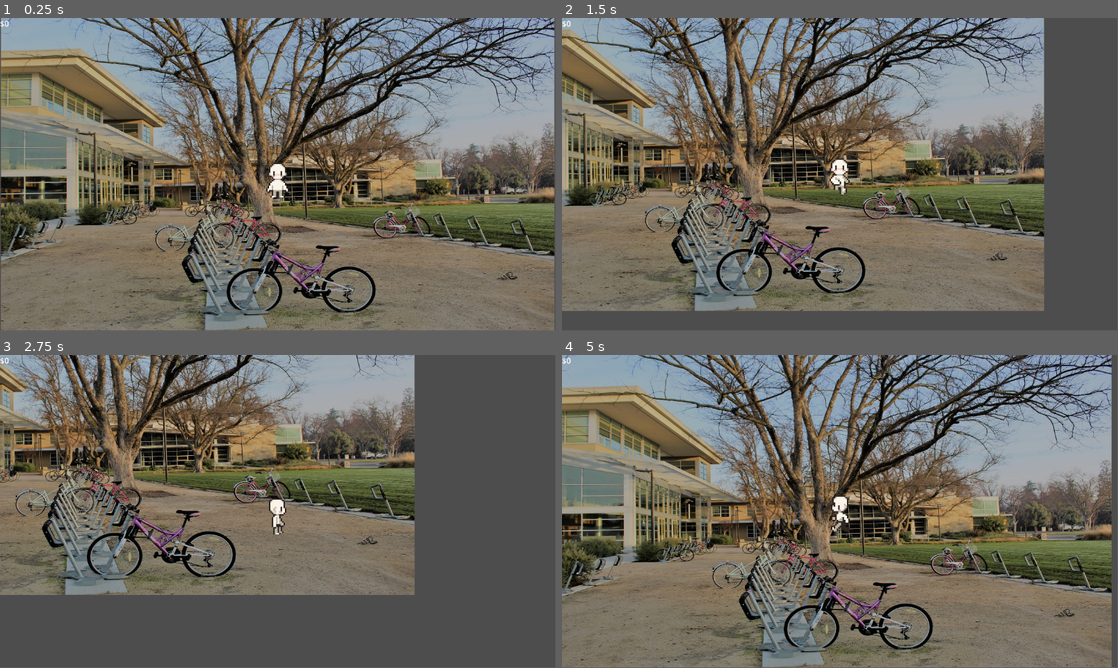
Above: before the commit, frames 1-4 (two rows, left to right).
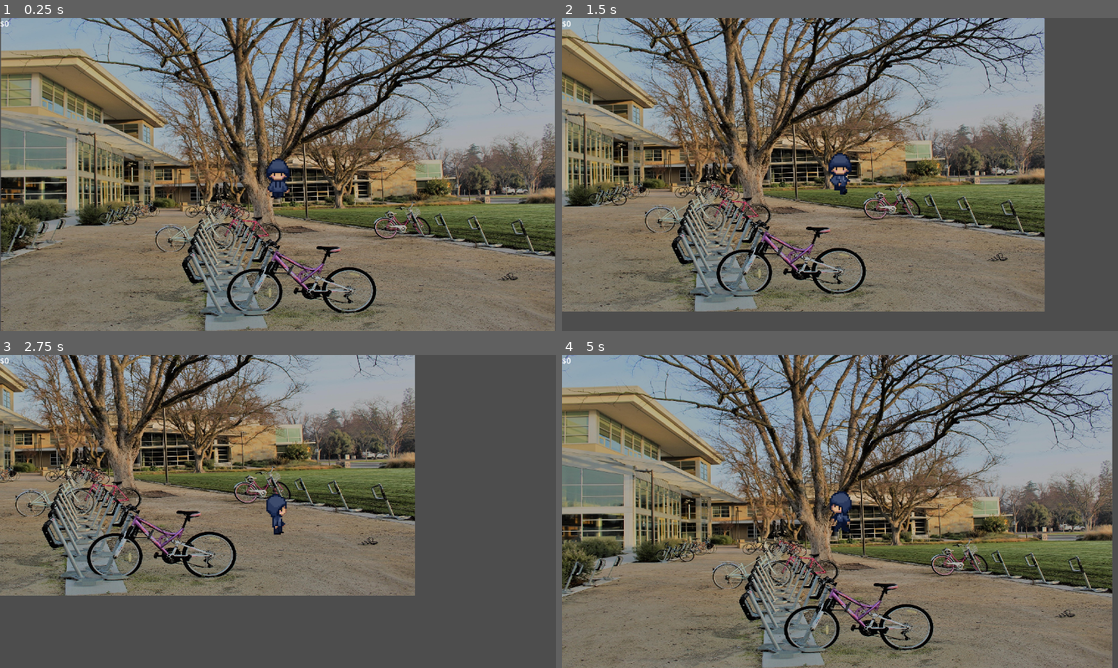
Above: after the commit, the same moments.

Repository: nithinsenthil/UCDBTS
Game: Godot game, scene res://Scenes/world.tscn
The game is run twice, just before and just after one commit, with the same random seed, the same clock (stepped at 60 frames per second) and the same inputs.
Inputs (mouse positions are in pixels of both pictures, inside the frame that each line leads up to):
- Up to frame 1 (0.25 s): no input
- Up to frame 2 (1.5 s): move the mouse to (962, 158) at 0.52 s; hold D (Right) 0.53-1.28 s; tap L (BikeMinigameEnd) at 0.6 s; move the mouse to (728, 190) at 1.27 s; hold S (Down) from 1.28 s (still down); tap K (BikeMinigameStart) at 1.35 s
- Up to frame 3 (2.75 s): move the mouse to (333, 442) at 2.02 s; release S (Down) at 2.03 s; hold D (Right) from 2.03 s (still down); tap P (CameraControlsOff) at 2.1 s
- Up to frame 4 (5 s): move the mouse to (812, 574) at 2.77 s; release D (Right) at 2.78 s; hold W (Up) 2.78-3.53 s; tap O (CameraControlsOn) at 2.85 s; move the mouse to (1006, 558) at 3.52 s; hold Right mouse button (Look) 3.53-4.28 s; hold A (Left) from 3.53 s (still down); move the mouse to (673, 464) at 4.27 s; tap L (BikeMinigameEnd) at 4.35 s
In our replay, the window is 799x449 before the commit and 800x450 after it. These sizes can differ from the game's own. Grey fills any space a smaller window leaves; there, only what the larger window draws over its background counts as a difference.

The runs differ from the first frame. In frame 1, 17% of the frame differs, in the area x 0-100%, y 0-100%; in frame 2, 12%; in frame 3, 6.6%; in frame 4, 16%.

Commit message:
Add new sprites and fix pixel artifact bug

Diff:
--- a/ucdbts/Scenes/player.tscn
+++ b/ucdbts/Scenes/player.tscn
@@ -1,148 +1,148 @@
 [gd_scene load_steps=37 format=3 uid="uid://dmlnsq8mvdrq7"]
 
-[ext_resource type="Script" uid="uid://b0guitoedk4pp" path="res://Scripts/player.gd" id="1_cvnsp"]
-[ext_resource type="Texture2D" uid="uid://beplgafmjuvba" path="res://Assets/character/idle_template.png" id="2_cvnsp"]
-[ext_resource type="Texture2D" uid="uid://dtij8wp0q07nc" path="res://Assets/character/run_template.png" id="3_6t5aa"]
-[ext_resource type="Script" uid="uid://de70p5q4tui7t" path="res://Scripts/character_facing.gd" id="4_vgqql"]
+[ext_resource type="Script" path="res://Scripts/player.gd" id="1_cvnsp"]
+[ext_resource type="Texture2D" uid="uid://b4og6iwucn6ma" path="res://Assets/character/player_idle.png" id="2_vgqql"]
+[ext_resource type="Texture2D" uid="uid://nuqcgpafmxcc" path="res://Assets/character/player_run.png" id="3_fkybt"]
+[ext_resource type="Script" path="res://Scripts/character_facing.gd" id="4_vgqql"]
 
 [sub_resource type="CapsuleShape2D" id="CapsuleShape2D_6t5aa"]
 radius = 18.0
 height = 76.0
 
-[sub_resource type="AtlasTexture" id="AtlasTexture_6t5aa"]
-atlas = ExtResource("2_cvnsp")
+[sub_resource type="AtlasTexture" id="AtlasTexture_x3wgy"]
+atlas = ExtResource("2_vgqql")
 region = Rect2(0, 64, 16, 32)
 
-[sub_resource type="AtlasTexture" id="AtlasTexture_vgqql"]
-atlas = ExtResource("2_cvnsp")
+[sub_resource type="AtlasTexture" id="AtlasTexture_3smsa"]
+atlas = ExtResource("2_vgqql")
 region = Rect2(16, 64, 16, 32)
 
-[sub_resource type="AtlasTexture" id="AtlasTexture_fkybt"]
-atlas = ExtResource("2_cvnsp")
+[sub_resource type="AtlasTexture" id="AtlasTexture_8erm5"]
+atlas = ExtResource("2_vgqql")
 region = Rect2(32, 64, 16, 32)
 
-[sub_resource type="AtlasTexture" id="AtlasTexture_x3wgy"]
-atlas = ExtResource("2_cvnsp")
+[sub_resource type="AtlasTexture" id="AtlasTexture_f1ek2"]
+atlas = ExtResource("2_vgqql")
 region = Rect2(48, 64, 16, 32)
 
-[sub_resource type="AtlasTexture" id="AtlasTexture_8erm5"]
-atlas = ExtResource("2_cvnsp")
+[sub_resource type="AtlasTexture" id="AtlasTexture_tx1dd"]
+atlas = ExtResource("2_vgqql")
 region = Rect2(0, 0, 16, 32)
 
-[sub_resource type="AtlasTexture" id="AtlasTexture_f1ek2"]
-atlas = ExtResource("2_cvnsp")
+[sub_resource type="AtlasTexture" id="AtlasTexture_gymyn"]
+atlas = ExtResource("2_vgqql")
 region = Rect2(16, 0, 16, 32)
 
-[sub_resource type="AtlasTexture" id="AtlasTexture_tx1dd"]
-atlas = ExtResource("2_cvnsp")
+[sub_resource type="AtlasTexture" id="AtlasTexture_pu2lt"]
+atlas = ExtResource("2_vgqql")
 region = Rect2(32, 0, 16, 32)
 
-[sub_resource type="AtlasTexture" id="AtlasTexture_gymyn"]
-atlas = ExtResource("2_cvnsp")
+[sub_resource type="AtlasTexture" id="AtlasTexture_ukyrk"]
+atlas = ExtResource("2_vgqql")
 region = Rect2(48, 0, 16, 32)
 
-[sub_resource type="AtlasTexture" id="AtlasTexture_3smsa"]
-atlas = ExtResource("2_cvnsp")
+[sub_resource type="AtlasTexture" id="AtlasTexture_7dp3o"]
+atlas = ExtResource("2_vgqql")
 region = Rect2(0, 32, 16, 32)
 
-[sub_resource type="AtlasTexture" id="AtlasTexture_pu2lt"]
-atlas = ExtResource("2_cvnsp")
+[sub_resource type="AtlasTexture" id="AtlasTexture_h4iuc"]
+atlas = ExtResource("2_vgqql")
 region = Rect2(16, 32, 16, 32)
 
-[sub_resource type="AtlasTexture" id="AtlasTexture_ukyrk"]
-atlas = ExtResource("2_cvnsp")
+[sub_resource type="AtlasTexture" id="AtlasTexture_fd4e3"]
+atlas = ExtResource("2_vgqql")
 region = Rect2(32, 32, 16, 32)
 
-[sub_resource type="AtlasTexture" id="AtlasTexture_7dp3o"]
-atlas = ExtResource("2_cvnsp")
+[sub_resource type="AtlasTexture" id="AtlasTexture_qqcod"]
+atlas = ExtResource("2_vgqql")
 region = Rect2(48, 32, 16, 32)
 
-[sub_resource type="AtlasTexture" id="AtlasTexture_h4iuc"]
-atlas = ExtResource("3_6t5aa")
+[sub_resource type="AtlasTexture" id="AtlasTexture_igrcy"]
+atlas = ExtResource("3_fkybt")
 region = Rect2(0, 64, 16, 32)
 
-[sub_resource type="AtlasTexture" id="AtlasTexture_fd4e3"]
-atlas = ExtResource("3_6t5aa")
+[sub_resource type="AtlasTexture" id="AtlasTexture_fs7ks"]
+atlas = ExtResource("3_fkybt")
 region = Rect2(16, 64, 16, 32)
 
-[sub_resource type="AtlasTexture" id="AtlasTexture_qqcod"]
-atlas = ExtResource("3_6t5aa")
+[sub_resource type="AtlasTexture" id="AtlasTexture_l6n3p"]
+atlas = ExtResource("3_fkybt")
 region = Rect2(32, 64, 16, 32)
 
-[sub_resource type="AtlasTexture" id="AtlasTexture_igrcy"]
-atlas = ExtResource("3_6t5aa")
+[sub_resource type="AtlasTexture" id="AtlasTexture_olqyp"]
+atlas = ExtResource("3_fkybt")
 region = Rect2(48, 64, 16, 32)
 
-[sub_resource type="AtlasTexture" id="AtlasTexture_fs7ks"]
-atlas = ExtResource("3_6t5aa")
+[sub_resource type="AtlasTexture" id="AtlasTexture_wpjfl"]
+atlas = ExtResource("3_fkybt")
 region = Rect2(64, 64, 16, 32)
 
-[sub_resource type="AtlasTexture" id="AtlasTexture_l6n3p"]
-atlas = ExtResource("3_6t5aa")
+[sub_resource type="AtlasTexture" id="AtlasTexture_bi64h"]
+atlas = ExtResource("3_fkybt")
 region = Rect2(80, 64, 16, 32)
 
-[sub_resource type="AtlasTexture" id="AtlasTexture_olqyp"]
-atlas = ExtResource("3_6t5aa")
+[sub_resource type="AtlasTexture" id="AtlasTexture_2ijsl"]
+atlas = ExtResource("3_fkybt")
 region = Rect2(0, 0, 16, 32)
 
-[sub_resource type="AtlasTexture" id="AtlasTexture_wpjfl"]
-atlas = ExtResource("3_6t5aa")
+[sub_resource type="AtlasTexture" id="AtlasTexture_p1odr"]
+atlas = ExtResource("3_fkybt")
 region = Rect2(16, 0, 16, 32)
 
-[sub_resource type="AtlasTexture" id="AtlasTexture_bi64h"]
-atlas = ExtResource("3_6t5aa")
+[sub_resource type="AtlasTexture" id="AtlasTexture_0gysh"]
+atlas = ExtResource("3_fkybt")
 region = Rect2(32, 0, 16, 32)
 
-[sub_resource type="AtlasTexture" id="AtlasTexture_2ijsl"]
-atlas = ExtResource("3_6t5aa")
+[sub_resource type="AtlasTexture" id="AtlasTexture_vfarp"]
+atlas = ExtResource("3_fkybt")
 region = Rect2(48, 0, 16, 32)
 
-[sub_resource type="AtlasTexture" id="AtlasTexture_p1odr"]
-atlas = ExtResource("3_6t5aa")
+[sub_resource type="AtlasTexture" id="AtlasTexture_y6uwr"]
+atlas = ExtResource("3_fkybt")
 region = Rect2(64, 0, 16, 32)
 
-[sub_resource type="AtlasTexture" id="AtlasTexture_0gysh"]
-atlas = ExtResource("3_6t5aa")
+[sub_resource type="AtlasTexture" id="AtlasTexture_83xs0"]
+atlas = ExtResource("3_fkybt")
 region = Rect2(80, 0, 16, 32)
 
-[sub_resource type="AtlasTexture" id="AtlasTexture_vfarp"]
-atlas = ExtResource("3_6t5aa")
+[sub_resource type="AtlasTexture" id="AtlasTexture_ypfnu"]
+atlas = ExtResource("3_fkybt")
 region = Rect2(0, 32, 16, 32)
 
-[sub_resource type="AtlasTexture" id="AtlasTexture_y6uwr"]
-atlas = ExtResource("3_6t5aa")
+[sub_resource type="AtlasTexture" id="AtlasTexture_xuaoq"]
+atlas = ExtResource("3_fkybt")
 region = Rect2(16, 32, 16, 32)
 
-[sub_resource type="AtlasTexture" id="AtlasTexture_83xs0"]
-atlas = ExtResource("3_6t5aa")
+[sub_resource type="AtlasTexture" id="AtlasTexture_wohnl"]
+atlas = ExtResource("3_fkybt")
 region = Rect2(32, 32, 16, 32)
 
-[sub_resource type="AtlasTexture" id="AtlasTexture_ypfnu"]
-atlas = ExtResource("3_6t5aa")
+[sub_resource type="AtlasTexture" id="AtlasTexture_36dho"]
+atlas = ExtResource("3_fkybt")
 region = Rect2(48, 32, 16, 32)
 
-[sub_resource type="AtlasTexture" id="AtlasTexture_xuaoq"]
-atlas = ExtResource("3_6t5aa")
+[sub_resource type="AtlasTexture" id="AtlasTexture_yh6i2"]
+atlas = ExtResource("3_fkybt")
 region = Rect2(64, 32, 16, 32)
 
-[sub_resource type="AtlasTexture" id="AtlasTexture_wohnl"]
-atlas = ExtResource("3_6t5aa")
+[sub_resource type="AtlasTexture" id="AtlasTexture_nv4vc"]
+atlas = ExtResource("3_fkybt")
 region = Rect2(80, 32, 16, 32)
 
 [sub_resource type="SpriteFrames" id="SpriteFrames_yh6i2"]
 animations = [{
 "frames": [{
 "duration": 1.0,
-"texture": SubResource("AtlasTexture_6t5aa")
-}, {
-"duration": 1.0,
-"texture": SubResource("AtlasTexture_vgqql")
-}, {
-"duration": 1.0,
-"texture": SubResource("AtlasTexture_fkybt")
-}, {
-"duration": 1.0,
 "texture": SubResource("AtlasTexture_x3wgy")
+}, {
+"duration": 1.0,
+"texture": SubResource("AtlasTexture_3smsa")
+}, {
+"duration": 1.0,
+"texture": SubResource("AtlasTexture_8erm5")
+}, {
+"duration": 1.0,
+"texture": SubResource("AtlasTexture_f1ek2")
 }],
 "loop": true,
 "name": &"idle_back",
@@ -150,16 +150,16 @@
 }, {
 "frames": [{
 "duration": 1.0,
-"texture": SubResource("AtlasTexture_8erm5")
-}, {
-"duration": 1.0,
-"texture": SubResource("AtlasTexture_f1ek2")
-}, {
-"duration": 1.0,
 "texture": SubResource("AtlasTexture_tx1dd")
 }, {
 "duration": 1.0,
 "texture": SubResource("AtlasTexture_gymyn")
+}, {
+"duration": 1.0,
+"texture": SubResource("AtlasTexture_pu2lt")
+}, {
+"duration": 1.0,
+"texture": SubResource("AtlasTexture_ukyrk")
 }],
 "loop": true,
 "name": &"idle_front",
@@ -167,16 +167,16 @@
 }, {
 "frames": [{
 "duration": 1.0,
-"texture": SubResource("AtlasTexture_3smsa")
-}, {
-"duration": 1.0,
-"texture": SubResource("AtlasTexture_pu2lt")
-}, {
-"duration": 1.0,
-"texture": SubResource("AtlasTexture_ukyrk")
-}, {
-"duration": 1.0,
 "texture": SubResource("AtlasTexture_7dp3o")
+}, {
+"duration": 1.0,
+"texture": SubResource("AtlasTexture_h4iuc")
+}, {
+"duration": 1.0,
+"texture": SubResource("AtlasTexture_fd4e3")
+}, {
+"duration": 1.0,
+"texture": SubResource("AtlasTexture_qqcod")
 }],
 "loop": true,
 "name": &"idle_side",
@@ -184,15 +184,6 @@
 }, {
 "frames": [{
 "duration": 1.0,
-"texture": SubResource("AtlasTexture_h4iuc")
-}, {
-"duration": 1.0,
-"texture": SubResource("AtlasTexture_fd4e3")
-}, {
-"duration": 1.0,
-"texture": SubResource("AtlasTexture_qqcod")
-}, {
-"duration": 1.0,
 "texture": SubResource("AtlasTexture_igrcy")
 }, {
 "duration": 1.0,
@@ -200,6 +191,15 @@
 }, {
 "duration": 1.0,
 "texture": SubResource("AtlasTexture_l6n3p")
+}, {
+"duration": 1.0,
+"texture": SubResource("AtlasTexture_olqyp")
+}, {
+"duration": 1.0,
+"texture": SubResource("AtlasTexture_wpjfl")
+}, {
+"duration": 1.0,
+"texture": SubResource("AtlasTexture_bi64h")
 }],
 "loop": true,
 "name": &"run_back",
@@ -207,15 +207,6 @@
 }, {
 "frames": [{
 "duration": 1.0,
-"texture": SubResource("AtlasTexture_olqyp")
-}, {
-"duration": 1.0,
-"texture": SubResource("AtlasTexture_wpjfl")
-}, {
-"duration": 1.0,
-"texture": SubResource("AtlasTexture_bi64h")
-}, {
-"duration": 1.0,
 "texture": SubResource("AtlasTexture_2ijsl")
 }, {
 "duration": 1.0,
@@ -223,6 +214,15 @@
 }, {
 "duration": 1.0,
 "texture": SubResource("AtlasTexture_0gysh")
+}, {
+"duration": 1.0,
+"texture": SubResource("AtlasTexture_vfarp")
+}, {
+"duration": 1.0,
+"texture": SubResource("AtlasTexture_y6uwr")
+}, {
+"duration": 1.0,
+"texture": SubResource("AtlasTexture_83xs0")
 }],
 "loop": true,
 "name": &"run_front",
@@ -230,15 +230,6 @@
 }, {
 "frames": [{
 "duration": 1.0,
-"texture": SubResource("AtlasTexture_vfarp")
-}, {
-"duration": 1.0,
-"texture": SubResource("AtlasTexture_y6uwr")
-}, {
-"duration": 1.0,
-"texture": SubResource("AtlasTexture_83xs0")
-}, {
-"duration": 1.0,
 "texture": SubResource("AtlasTexture_ypfnu")
 }, {
 "duration": 1.0,
@@ -246,6 +237,15 @@
 }, {
 "duration": 1.0,
 "texture": SubResource("AtlasTexture_wohnl")
+}, {
+"duration": 1.0,
+"texture": SubResource("AtlasTexture_36dho")
+}, {
+"duration": 1.0,
+"texture": SubResource("AtlasTexture_yh6i2")
+}, {
+"duration": 1.0,
+"texture": SubResource("AtlasTexture_nv4vc")
 }],
 "loop": true,
 "name": &"run_side",
@@ -264,5 +264,5 @@
 texture_filter = 1
 scale = Vector2(3, 3)
 sprite_frames = SubResource("SpriteFrames_yh6i2")
-animation = &"run_front"
+animation = &"run_side"
 script = ExtResource("4_vgqql")
--- a/ucdbts/project.godot
+++ b/ucdbts/project.godot
@@ -18,6 +18,10 @@
 [autoload]
 
 signals="*res://Scripts/signals.gd"
+
+[display]
+
+window/stretch/mode="viewport"
 
 [input]
 
@@ -79,5 +83,6 @@
 
 [rendering]
 
+textures/canvas_textures/default_texture_filter=0
 renderer/rendering_method="gl_compatibility"
 renderer/rendering_method.mobile="gl_compatibility"
Binary file added: ucdbts/Assets/character/npc1_idle.png
Not shown, added: ucdbts/Assets/character/npc1_idle.png.import
Binary file added: ucdbts/Assets/character/npc1_walk.png
Not shown, added: ucdbts/Assets/character/npc1_walk.png.import
Binary file added: ucdbts/Assets/character/npc2_idle.png
Not shown, added: ucdbts/Assets/character/npc2_idle.png.import
Binary file added: ucdbts/Assets/character/npc2_walk.png
Not shown, added: ucdbts/Assets/character/npc2_walk.png.import
Binary file added: ucdbts/Assets/character/npc3_idle.png
Not shown, added: ucdbts/Assets/character/npc3_idle.png.import
Binary file added: ucdbts/Assets/character/npc3_walk.png
Not shown, added: ucdbts/Assets/character/npc3_walk.png.import
(and 12 more such lines)
